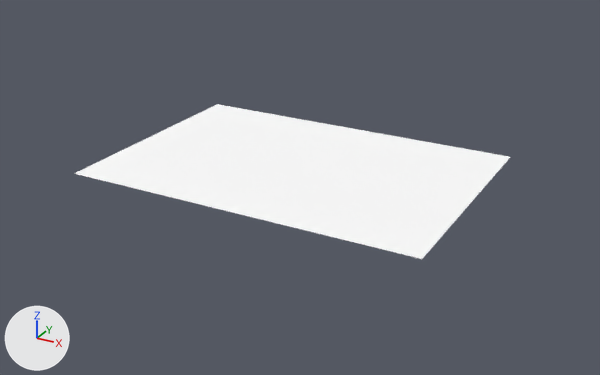
Renders of the glTF model Assets/floor.glb from each side of a commit.
Both versions are drawn from a 50 mm camera at (29.6, -54.3, 25.2) aimed at (0.0, -0.5, -1.7). The lights are fixed; the arrows at lower left show +X, +Y and +Z. The first picture is the older version. Vertices at exactly the same position are counted once.
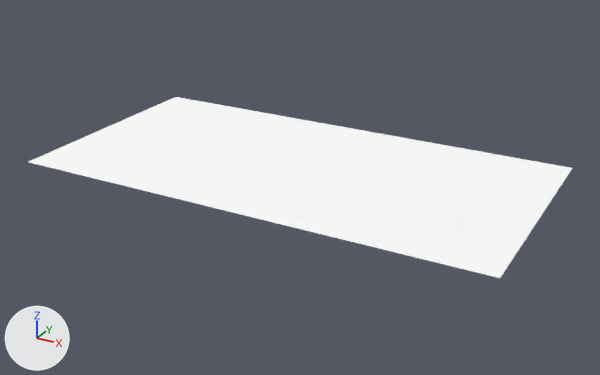
Boxes (x1, y1, x2, y2) around the edits, measured in the pictures (600 x 375 px):
'default', reshaped (25% wider, 17% taller): before (74, 104, 510, 259); after (28, 97, 572, 278)
part 1 of me_mesh_0, added: after (423, 157, 572, 278)
part 2 of me_mesh_0, added: after (28, 97, 217, 173)

The change, as a diff of the scene's bpy script:
```diff
--- a/Assets/floor.glb.py
+++ b/Assets/floor.glb.py
@@ me_mesh_0 @@
 # used by ob_default; location = (0.0, 0.0, 0.0)
-me_mesh_0.from_pydata(...)  # 630 vertices, 1160 faces; spans x -15.0..14.0, y -10.0..10.0, z 0.0
+me_mesh_0.from_pydata(...)  # 840 vertices, 1560 faces; spans x -20.0..19.0, y -10.0..10.0, z 0.0
+# me_mesh_0 part 1
+# 21 new vertices lie (1.0, 0.0, 0.0) away from vertices in x 14.0, y -10.0..10.0, z 0.0
+# 21 new vertices lie (1.0, 0.0, 0.0) away from vertices in x 15.0, y -10.0..10.0, z 0.0
+# 21 new vertices lie (1.0, 0.0, 0.0) away from vertices in x 16.0, y -10.0..10.0, z 0.0
+# 21 new vertices lie (1.0, 0.0, 0.0) away from vertices in x 17.0, y -10.0..10.0, z 0.0
+# 21 new vertices lie (1.0, 0.0, 0.0) away from vertices in x 18.0, y -10.0..10.0, z 0.0
+# 200 new faces join them
+# me_mesh_0 part 2
+# 21 new vertices lie (-1.0, 0.0, 0.0) away from vertices in x -15.0, y -10.0..10.0, z 0.0
+# 21 new vertices lie (-1.0, 0.0, 0.0) away from vertices in x -16.0, y -10.0..10.0, z 0.0
+# 21 new vertices lie (-1.0, 0.0, 0.0) away from vertices in x -17.0, y -10.0..10.0, z 0.0
+# 21 new vertices lie (-1.0, 0.0, 0.0) away from vertices in x -18.0, y -10.0..10.0, z 0.0
+# 21 new vertices lie (-1.0, 0.0, 0.0) away from vertices in x -19.0, y -10.0..10.0, z 0.0
+# 200 new faces join them
 me_mesh_0.materials.append(mat_texture_1)
```
